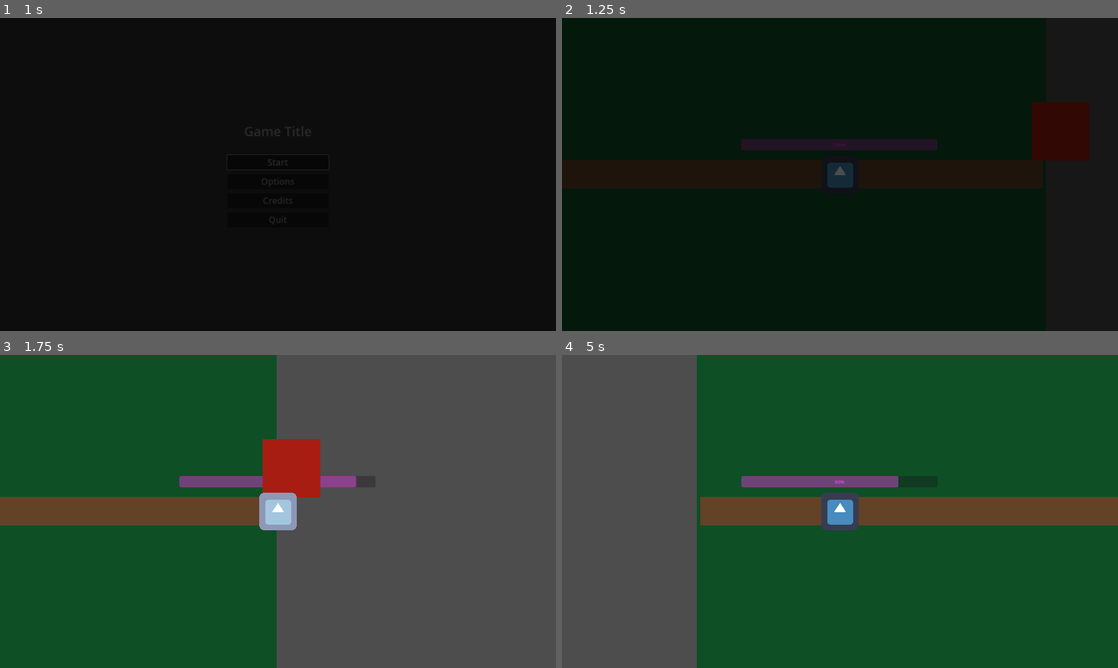
Above: before the commit, frames 1-4 (two rows, left to right).
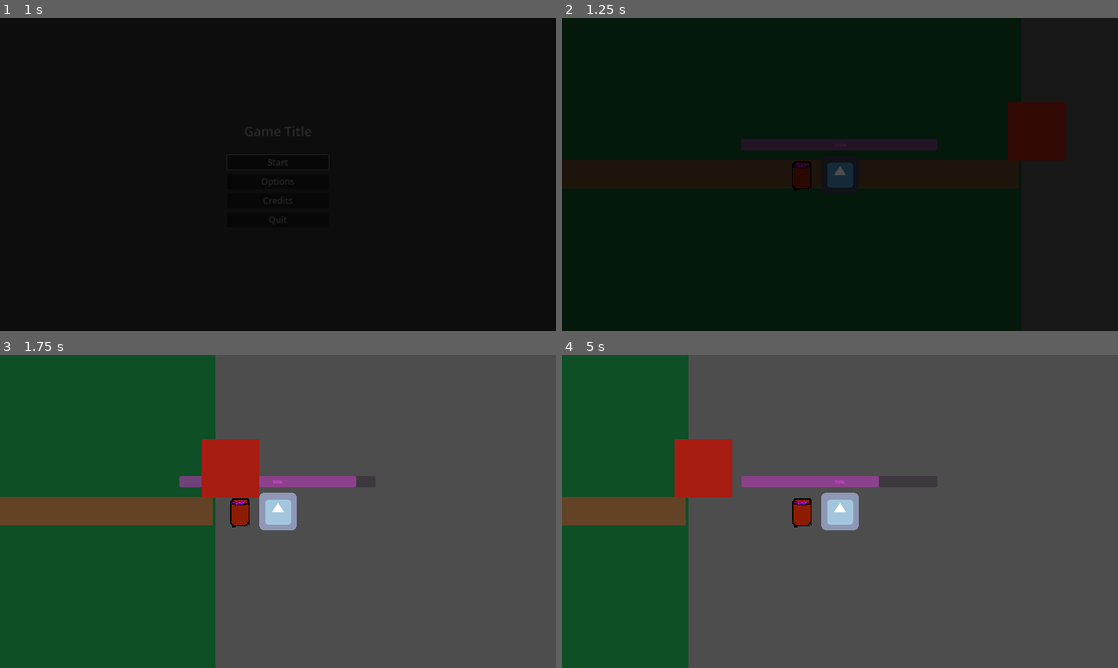
Above: after the commit, the same moments.

Repository: hsandt/ld53
Game: Godot game, scene res://scenes/main_menu_scene.tscn
The game is run twice, just before and just after one commit, with the same random seed, the same clock (stepped at 60 frames per second) and the same inputs. The engine's default icon, where the game draws it, is replaced by a stand-in: a white triangle on a blue panel in a dark square.
Inputs (mouse positions are in pixels of both pictures, inside the frame that each line leads up to):
- Up to frame 1 (1 s): click "Start" at 0.5 s
- Up to frame 2 (1.25 s): no input
- Up to frame 3 (1.75 s): tap Enter (ui_accept) at 1.25, 1.52 s; move the mouse to (400, 495) at 1.27 s; hold Right (ui_right) from 1.28 s (still down); click (400, 495) at 1.42 s
- Up to frame 4 (5 s): release Right (ui_right) at 2 s; drag from (728, 527) to (778, 467) at 2.02 s; move the mouse to (895, 442) at 2.77 s; hold Right (ui_right) 2.78-3.5 s; drag from (812, 574) to (673, 464) at 3.52 s; move the mouse to (1006, 558) at 4.27 s; hold Left (ui_left) from 4.28 s (still down); tap Enter (ui_accept) at 4.52 s

Frame 1 is identical in both runs. In frame 2, 1.8% of the frame differs, in the area x 41-95%, y 26-55%; in frame 3, 13%; in frame 4, 99%, in the area x 0-100%, y 0-100%.

Commit message:
impacts trigger (de)buffs

Diff:
--- a/prefabs/ingame/player_character_body_2d.tscn
+++ b/prefabs/ingame/player_character_body_2d.tscn
@@ -1,11 +1,13 @@
-[gd_scene load_steps=8 format=3 uid="uid://bft0g7ppjcvde"]
+[gd_scene load_steps=10 format=3 uid="uid://bft0g7ppjcvde"]
 
 [ext_resource type="Script" path="res://scenes/player.gd" id="1_2t2x0"]
 [ext_resource type="Material" uid="uid://r5m0e65nite5" path="res://materials/custom_sprite_shader_material.tres" id="1_i0yki"]
 [ext_resource type="Script" path="res://scripts/buffs/Buffs.gd" id="3_4x6o7"]
 [ext_resource type="SpriteFrames" uid="uid://bdq8so2kor0sb" path="res://animations/player_character_sprite_frames.tres" id="3_fgtjg"]
 [ext_resource type="Script" path="res://scripts/visual/AnimatedSprite2DBrightnessController.gd" id="4_epfoh"]
+[ext_resource type="Script" path="res://scripts/cargo.gd" id="6_dru5e"]
 [ext_resource type="Script" path="res://scripts/powder/powder.gd" id="6_vdi8d"]
+[ext_resource type="Texture2D" uid="uid://b3xi3ohlwe8f4" path="res://sprites/keg.png" id="8_5dtp0"]
 
 [sub_resource type="RectangleShape2D" id="RectangleShape2D_6va3q"]
 size = Vector2(121, 124)
@@ -43,6 +45,13 @@
 wait_time = 0.2
 
 [node name="cargo" type="Node2D" parent="."]
+script = ExtResource("6_dru5e")
 
 [node name="powder_1" type="Node2D" parent="cargo"]
+position = Vector2(-130, 7)
 script = ExtResource("6_vdi8d")
+
+[node name="Sprite2D" type="Sprite2D" parent="cargo/powder_1"]
+texture_filter = 1
+scale = Vector2(4, 4)
+texture = ExtResource("8_5dtp0")
--- a/scenes/player.gd
+++ b/scenes/player.gd
@@ -19,6 +19,7 @@
 	# Flash for the duration set in Flash Timer
 	animated_sprite_with_brightness_controller.set_brightness_for_duration(hurt_brightness)
 	current_speed*=0.5
+	$cargo.hurt(damage)
 
 func _process(delta):
 
--- a/scripts/buffs/Buffs.gd
+++ b/scripts/buffs/Buffs.gd
@@ -9,18 +9,25 @@
 	var duration: float #in seconds
 	var chain: Array #index of other buffs this object deals with.
 
+#currently active
 var buff_stack = []
+
+#the list to get buffs from
+var buff_buffer = []
+#(buff buff buff buffer buff)
 
 func _ready ():
 	var speedup = Buff.new()
 	speedup.attribute="speed"
 	speedup.effect="multiplier"
-	speedup.value=1.5
+	speedup.value=2
 	speedup.probability=0.5 #50% chance of occuring
 	speedup.duration=5.0 #5 seconds long
 
+	#TODO read in the buff list from the spreadsheet (csv file most likely)  at this point
+
+	buff_buffer.append(speedup)
 	buff_stack.append(speedup)
-	#TODO read in the buff list from the spreadsheet (csv file most likely)  at this point
 
 func get_attribute(name,baseline):
 	for buff in buff_stack:
@@ -41,8 +48,13 @@
 		return true
 	return false
 
+func add_from_index(index):
+	add_if_roll(buff_buffer[index])
+
 func _process(delta):
 	for i in len(buff_stack):
+		if i>len(buff_stack): #FIXME wtf godot
+			continue
 		buff_stack[i].duration-=delta
 		if buff_stack[i].duration<0:
 			#TODO handle detonation effects here
--- /dev/null
+++ b/scripts/cargo.gd
@@ -0,0 +1,7 @@
+extends Node2D
+
+@onready var buffs = get_node("../Buffs")
+
+func hurt(_damage):
+	for child in get_children():
+		buffs.add_from_index(child.buff_index)
--- a/scripts/powder/powder.gd
+++ b/scripts/powder/powder.gd
@@ -5,9 +5,9 @@
 
 @export var quality = 1
 
-# Perhaps as it gets damaged, more falls out so effect less likely?
+@export var buff_index = 0
+
+# Perhaps as it gets damaged, more powder falls out so effect less likely?
 var quantity = 100
 
-func buff(multiplier):
-	pass
-	#add_buff(["speed","multiplier",0.5,0.5,5])
+#TODO drag and drop part of interface for each of the powder kegs
Not shown: 2 places in scenes/first_scene.tscn that only renumber resources
Binary file added: sprites/keg.png
Not shown, added: sprites/keg.png.import
